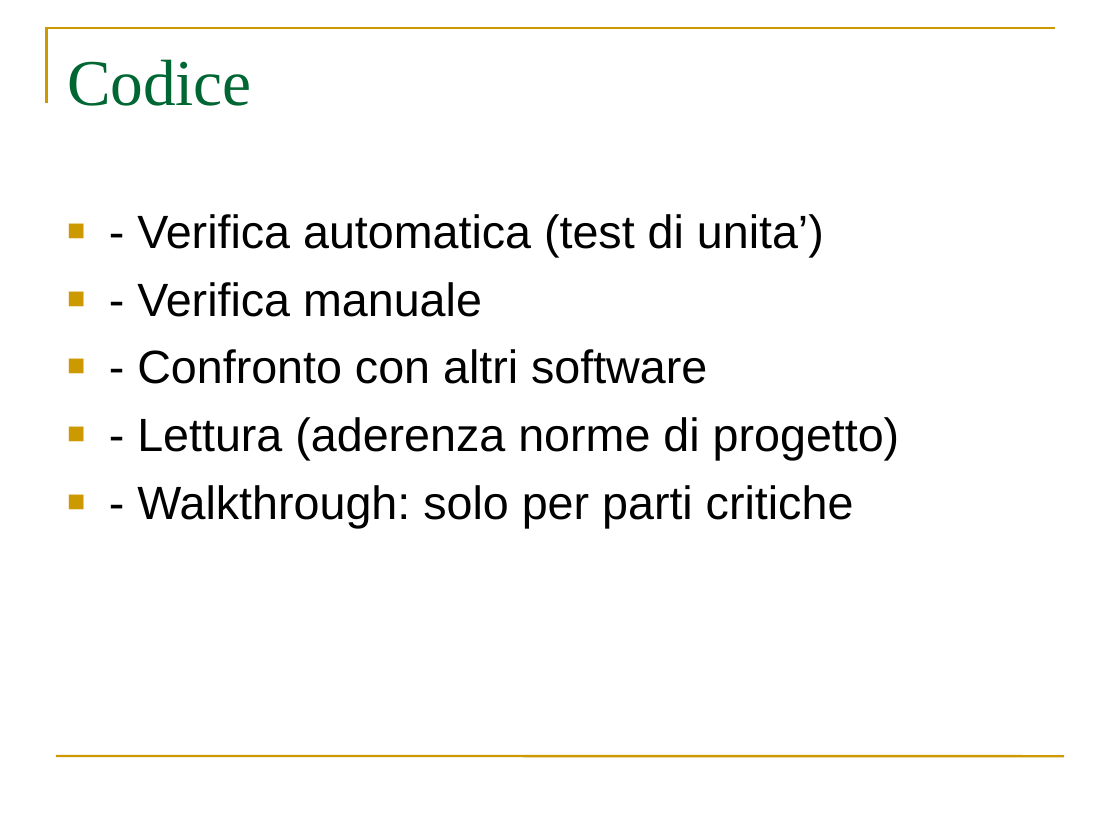
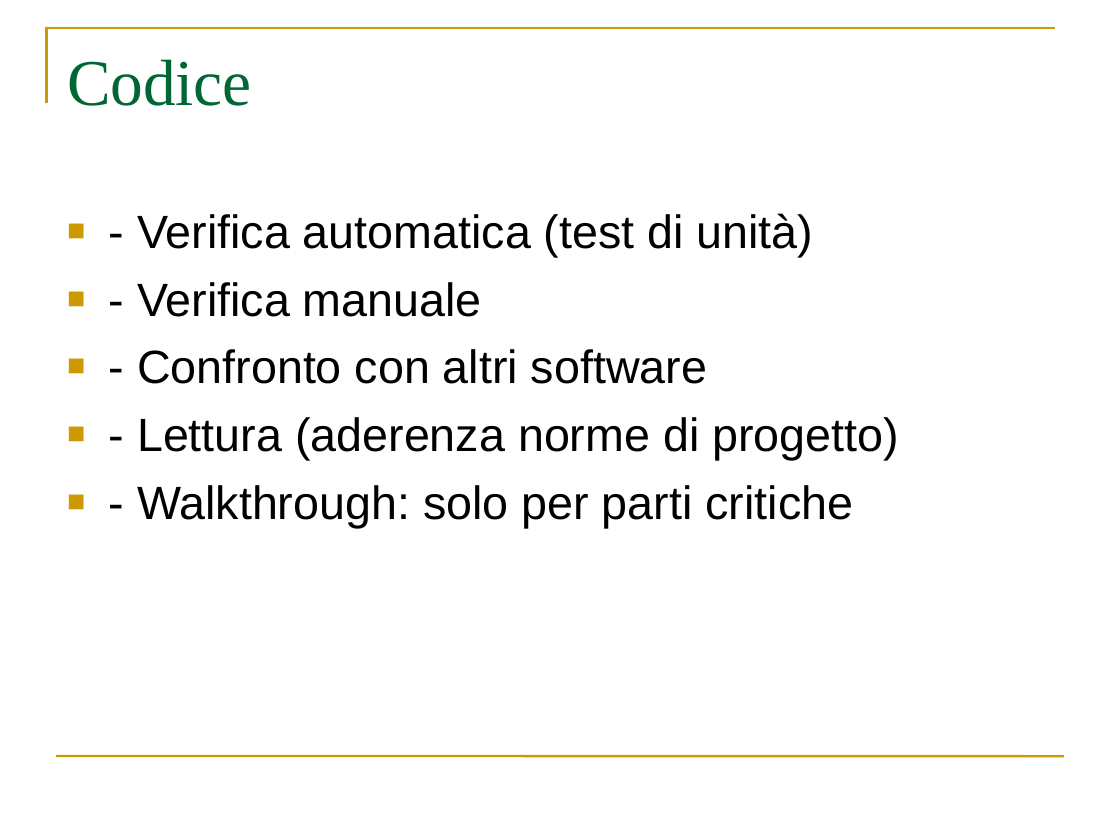
Before and after one commit to webshape/ajaxdraw, a slide deck: slide 40 of doc/PresentazioneRR/PresentazioneRR.ppt. Drawn at 1120x840 pixels with LibreOffice and Linux fonts; fonts in the diff are those of the drawing. Boxes give left, top, right and bottom in pixels: in the first picture for what was removed or moved away, otherwise in the second. Text is boxed around its words. In the diff, an @@ line names an element or a change of style, - is before the commit and + after.

```diff
--- a/doc/PresentazioneRR/PresentazioneRR.ppt
+++ b/doc/PresentazioneRR/PresentazioneRR.ppt
@@ text at bbox=[137, 213, 814, 257]: text changed @@
-■ - Verifica automatica (test di unita’)
+■ - Verifica automatica (test di unità)
```
Also in this commit, not shown: 10 other slides changed, 1 other file.
